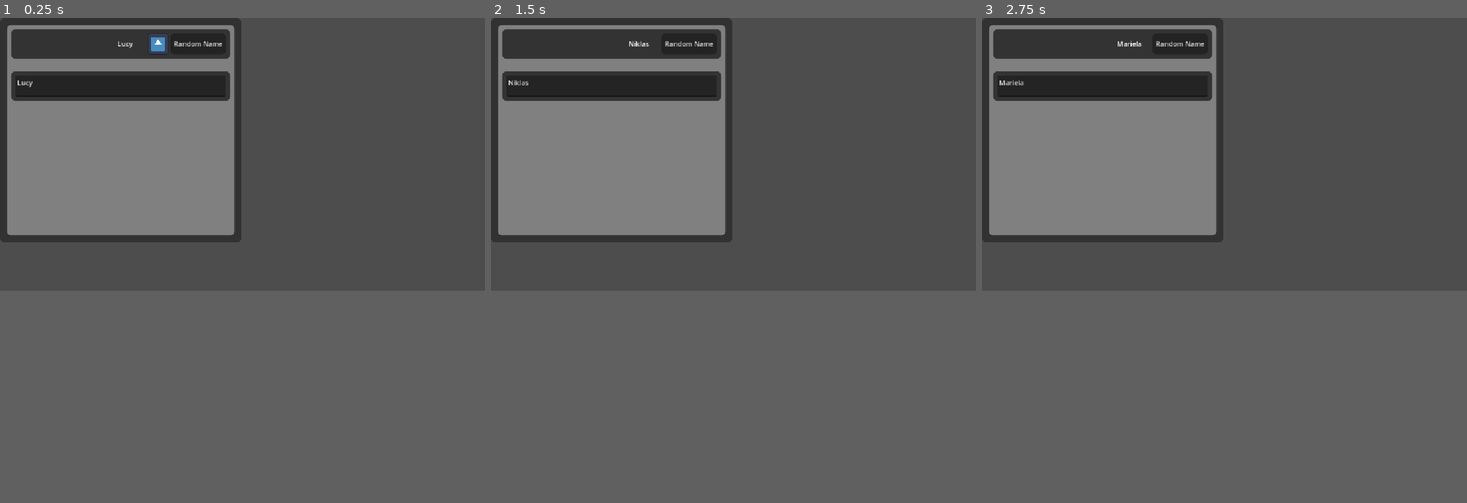
Above: before the commit, frames 1-3 (left to right).
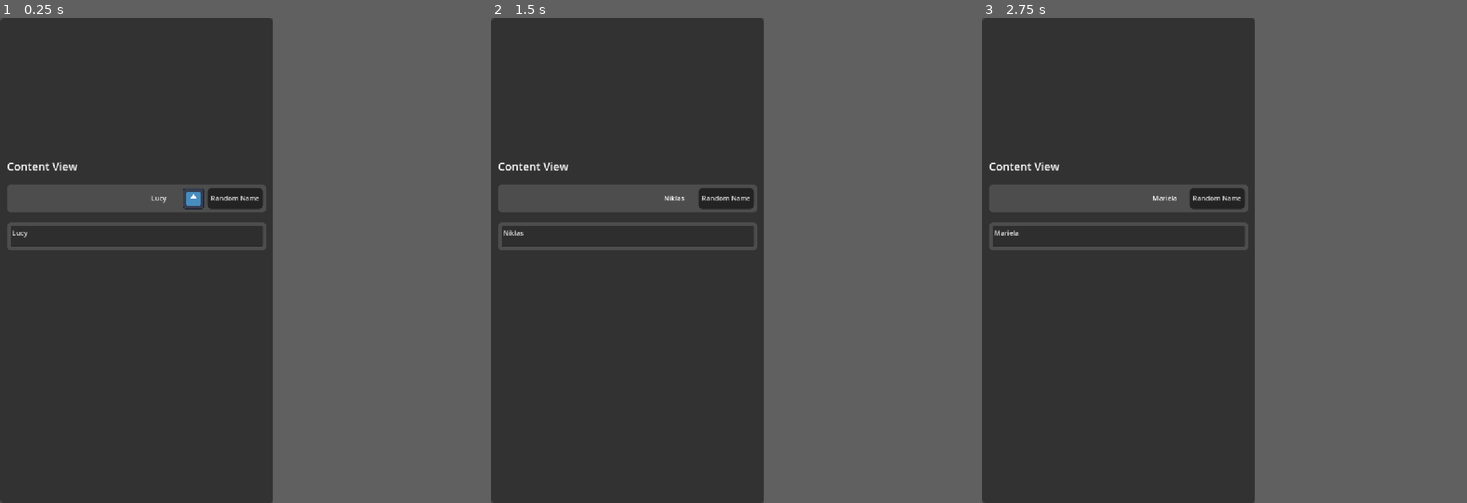
Above: after the commit, the same moments.

Repository: ElvisVilla/GDScriptUI
Game: Godot game, scene res://examples/ViewExample.tscn
The game is run twice, just before and just after one commit, with the same random seed, the same clock (stepped at 60 frames per second) and the same inputs. The engine's default icon, where the game draws it, is replaced by a stand-in: a white triangle on a blue panel in a dark square.
Inputs:
- Up to frame 1 (0.25 s): no input
- Up to frame 2 (1.5 s): click "Random Name" at 0.5 s; click "Random Name" at 1.25 s
- Up to frame 3 (2.75 s): click "Random Name" at 2 s
In our replay, the window is 800x450 before the commit and 450x800 after it. These sizes can differ from the game's own. Grey fills any space a smaller window leaves; there, only what the larger window draws over its background counts as a difference.

The runs differ from the first frame. In frame 1, 23% of the frame differs, in the area x 0-57%, y 0-100%; in frame 2, 23%; in frame 3, 23%.
Error before the commit: Attempt to call function 'get_method_list' in base 'null instance' on a null instance. (res://framework/core/UIRoot.gd:17)

Commit message:
Correct default padding and default spacing

Diff:
--- a/examples/ViewExample.tscn
+++ b/examples/ViewExample.tscn
@@ -6,11 +6,13 @@
 [ext_resource type="Script" uid="uid://ctsft43wsgj5f" path="res://framework/views/PersonView.gd" id="4_1niml"]
 
 [node name="Entry" type="PanelContainer" node_paths=PackedStringArray("content")]
-anchors_preset = -1
-anchor_right = 0.297
-anchor_bottom = 0.316
-offset_right = -7.14401
-offset_bottom = -5.76801
+anchors_preset = 15
+anchor_right = 1.0
+anchor_bottom = 1.0
+grow_horizontal = 2
+grow_vertical = 2
+size_flags_horizontal = 3
+size_flags_vertical = 3
 theme = ExtResource("1_kca8q")
 script = ExtResource("2_byw35")
 content = NodePath("PersonView")
--- a/framework/builders/containers/ContainerBuilder.gd
+++ b/framework/builders/containers/ContainerBuilder.gd
@@ -27,12 +27,16 @@
 	_margin_node.add_child(_content_node)
 	_margin_node.name = description + " Margin Container"
 	_content_node.name = description + " HBox Container"
-	# Re-add all children to the new container
-	# for child in _children:
-	# 	if child._get_parent_node().get_parent():
-	# 		child._get_parent_node().get_parent().remove_child(child._get_parent_node())
 
-	# 	_content_node.add_child(child._get_parent_node())
+	#spacing
+	_content_node.set("theme_override_constants/separation", 8)
+
+	#padding
+	_content_node.add_theme_constant_override("margin_left", 8)
+	_content_node.add_theme_constant_override("margin_right", 8)
+	_content_node.add_theme_constant_override("margin_top", 8)
+	_content_node.add_theme_constant_override("margin_bottom", 8)
+
 	_add_children_to_container()
 	return self
 
@@ -44,11 +48,16 @@
 	_margin_node.add_child(_content_node)
 	_margin_node.name = description + " Margin Container"
 	_content_node.name = description + " VBox Container"
-	# Re-add all children to the new container
-	# for child in _children:
-	# 	if child._margin_node.get_parent():
-	# 		child._margin_node.get_parent().remove_child(child._margin_node)
-	# 	_container.add_child(child._margin_node)
+
+	#spacing
+	_content_node.set("theme_override_constants/separation", 8)
+
+	#padding
+	_content_node.add_theme_constant_override("margin_left", 8)
+	_content_node.add_theme_constant_override("margin_right", 8)
+	_content_node.add_theme_constant_override("margin_top", 8)
+	_content_node.add_theme_constant_override("margin_bottom", 8)
+
 	_add_children_to_container()
 	return self
 
--- a/framework/builders/elements/LabelBuilder.gd
+++ b/framework/builders/elements/LabelBuilder.gd
@@ -1,10 +1,13 @@
 extends BaseBuilder
 class_name LabelBuilder
 
-func _init(text: String = ""):
+@warning_ignore("shadowed_variable")
+func _init(text: String = "", icon_name: String = ""):
 	_content_node = Label.new()
 	_content_node.text = text
 	_content_node.name = text + "_label"
+	if icon_name != "":
+		_content_node.icon = load(icon_name)
 
 # func in_node(parent: Node) -> LabelBuilder:
 # 	parent.add_child(_margin_node)
--- a/framework/core/UIRoot.gd
+++ b/framework/core/UIRoot.gd
@@ -13,18 +13,18 @@
 		content.build_ui(self)
 		connect_all_views(content)
 
-	var child_node = get_child(0).get_child(0)
-	method_list = child_node.get_method_list()
+	# var child_node = get_child(0).get_child(0)
+	# method_list = child_node.get_method_list()
 
-	#Get _method_contructor and arguments
-	for method in method_list:
-		if method.flags == METHOD_FLAG_NORMAL:
-			if method.name.begins_with("_"):
-				my_methods.append(method)
-			if method.name.begins_with("_init"):
-				constructor = method.name
-				arguments = method.args
-				print("Constructor: ", constructor, " Arguments: ", arguments)
+	# #Get _method_contructor and arguments
+	# for method in method_list:
+	# 	if method.flags == METHOD_FLAG_NORMAL:
+	# 		if method.name.begins_with("_"):
+	# 			my_methods.append(method)
+	# 		if method.name.begins_with("_init"):
+	# 			constructor = method.name
+	# 			arguments = method.args
+	# 			print("Constructor: ", constructor, " Arguments: ", arguments)
 
 func connect_all_views(node):
 	if node is View:
--- a/framework/core/View.gd
+++ b/framework/core/View.gd
@@ -14,7 +14,7 @@
 	#We se the child content here, we also must pass the view_owner to the child views
 	var box: ContainerBuilder = null
 	if body.size() > 0:
-		box = VBox(name, body).spacing(8).padding(8)._in_node(parent)
+		box = VBox(body, name)._in_node(parent)
 		view_owner = parent
 		print("build_ui on parent: ", parent.name)
 		return box
@@ -22,14 +22,11 @@
 	return null
 
 # Factory methods for container creation
-func HBox(description: String = "", children: Array = []) -> ContainerBuilder:
+func HBox(children: Array = [], description: String = "") -> ContainerBuilder:
 	var builder = ContainerBuilder.new(children)
-
-	if print:
-		print("HBox description: ", description)
 	return builder.horizontal(description)
 
-func VBox(description: String = "", children: Array = []) -> ContainerBuilder:
+func VBox(children: Array = [], description: String = "") -> ContainerBuilder:
 	var builder = ContainerBuilder.new(children)
 	return builder.vertical(description)
 
@@ -43,7 +40,7 @@
 		if element != null:
 			result.append(element)
 
-	return HBox("ForEach", result)
+	return HBox(result, "ForEach")
 
 
 func Image(texture = null) -> TextureRectBuilder:
--- a/framework/views/App UI.gd
+++ b/framework/views/App UI.gd
@@ -33,12 +33,12 @@
 
 func _ready():
 	body = [
-		VBox("App UI", [
+		VBox([
 			Label(view_name).fontSize(30),
 
-			VBox("Labels", [
+			VBox([
 
-				VBox("Toggles", [
+				VBox([
 
 					Label("Toggles")
 						.fontSize(20),
@@ -66,7 +66,7 @@
 
 			ForEach(elements,
 				func(element):
-					return VBox("Element", [
+					return VBox([
 						Label(element if element != null else "No value").fontSize(12),
 						Button(element if element != null else "No value").fontSize(12),
 						Button("Hello").fontSize(12),
--- a/framework/views/PersonView.gd
+++ b/framework/views/PersonView.gd
@@ -15,9 +15,10 @@
 func _ready() -> void:
 	body = [
 
-		VBox("", [
-			HBox("Person container", [
+		VBox([
 
+			Label("Content View").fontSize(26).padding(),
+			HBox([
 				Label(person_name)
 					.frame(100, 50)
 					.align(1),
@@ -34,19 +35,18 @@
 
 			])
 			.alignment(BoxContainerAlignment.END)
-			.spacing(4)
-			.padding(10)
-			.background(Color.BLACK.lightened(0.2), 10)
-			.padding(10),
+			.padding()
+			.background(Color.BLACK.lightened(0.3), 10)
+			.padding(),
 
-			TextEdit(person_name if person_name != "" else "Enter your name", "Enter your name")
+			TextEdit(person_name if person_name != ""
+			 	else "Enter your name", "Enter your name")
 				.frame(500, 50)
-				.padding(10)
-				.background(Color.BLACK.lightened(0.2), 10)
-				.padding(10),
+				.padding()
+				.background(Color.BLACK.lightened(0.3), 10)
+				.padding(),
+
 		])
 		.frame(500, 500)
-		.spacing(10)
-		.background(Color.WEB_GRAY, 10)
 		.alignment(BoxContainerAlignment.BEGIN)
 	]
--- a/project.godot
+++ b/project.godot
@@ -17,6 +17,8 @@
 
 [display]
 
+window/size/viewport_width=648
+window/size/viewport_height=1152
 window/size/always_on_top=true
 window/stretch/mode="canvas_items"
 window/stretch/aspect="expand"
